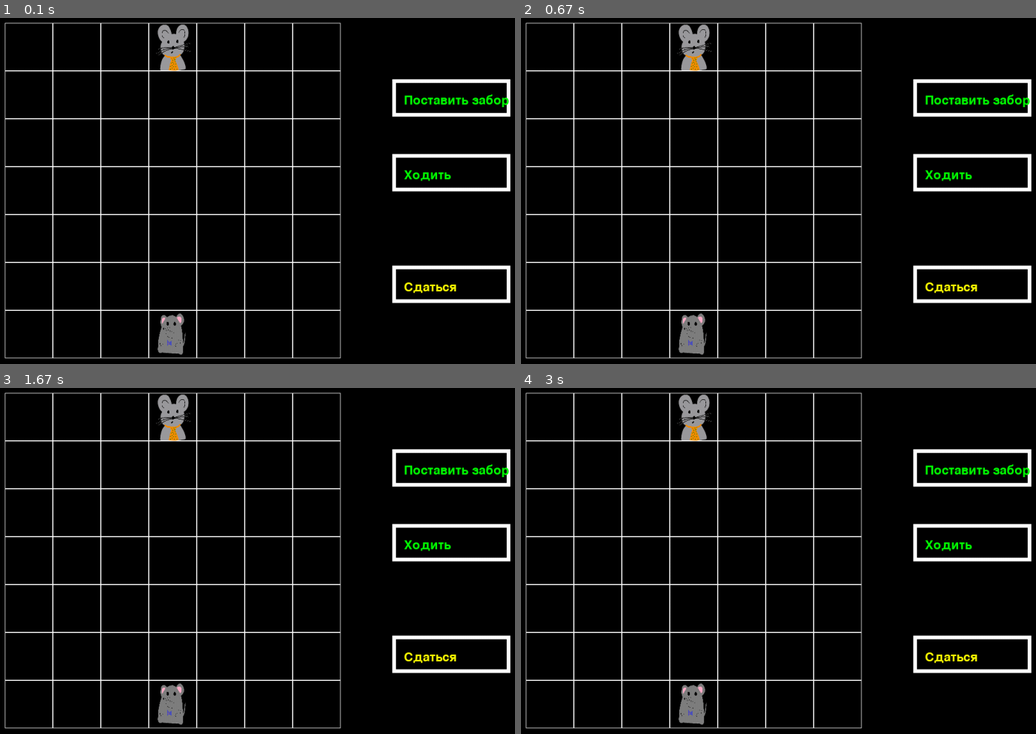
Above: before the commit, frames 1-4 (two rows, left to right).
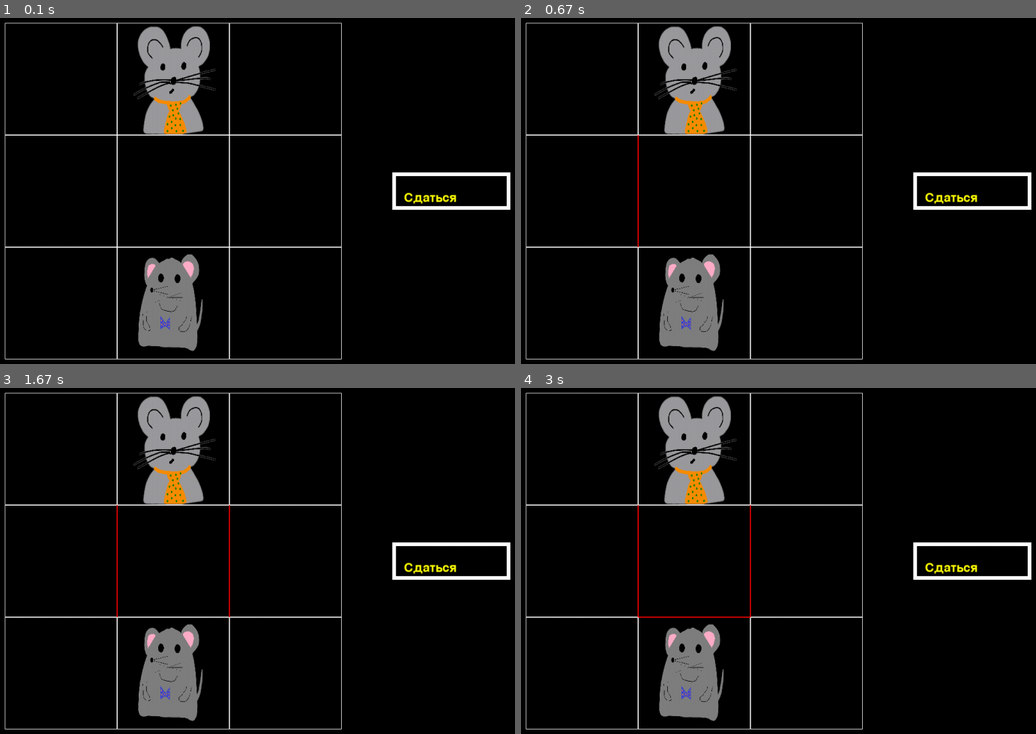
Above: after the commit, the same moments.

Repository: de-Nis1603/pygame_project
Game: pygame game, started from main.py
Two runs of this game, one before a commit and one after it. Both use one fixed random seed, a clock stepped at 60 frames per second and the inputs below.
Inputs (mouse positions are in pixels of both pictures, inside the frame that each line leads up to):
- Up to frame 1 (0.1 s): no input
- Up to frame 2 (0.67 s): press the mouse at (747, 215) at 0.37 s; move the mouse to (665, 204) at 0.47 s; release the mouse at (582, 194) at 0.6 s
- Up to frame 3 (1.67 s): press the mouse at (226, 585) at 0.7 s; move the mouse to (262, 588) at 0.8 s; release the mouse at (303, 595) at 0.93 s; press the mouse at (226, 585) at 1.53 s; move the mouse to (278, 547) at 1.63 s
- Up to frame 4 (3 s): release the mouse at (850, 509) at 1.77 s; press the mouse at (747, 585) at 2.37 s; move the mouse to (706, 640) at 2.47 s; release the mouse at (660, 692) at 2.6 s

The runs differ from the first frame. In frame 1, 15% of the frame differs, in the area x 0-100%, y 1-99%; in frame 2, 15%; in frame 3, 15%; in frame 4, 15%.

Commit message:
все ходы (с проверками)

Diff:
--- a/main.py
+++ b/main.py
@@ -1,5 +1,6 @@
 import pygame
 import os
+import copy
 
 
 class Board:
@@ -69,24 +70,12 @@
                 if self.vert_fence[i][j]:
                     pygame.draw.rect(surface, (255, 0, 0), pygame.Rect(self.vert[j + 1] - 1, self.hor[i],
                                                                        2, self.cell_size))
-        pygame.draw.rect(screen, (255, 255, 255), pygame.Rect(width - 0.5 * (width - 0.9 * height), 0.2 * height,
+        pygame.draw.rect(screen, (255, 255, 255), pygame.Rect(width - 0.5 * (width - 0.9 * height), 0.45 * height,
                                                               0.35 * (width - 0.9 * height), 0.1 * height), 7)
-        pygame.draw.rect(screen, (255, 255, 255), pygame.Rect(width - 0.5 * (width - 0.9 * height), 0.4 * height,
-                                                              0.35 * (width - 0.9 * height), 0.1 * height), 7)
-        pygame.draw.rect(screen, (255, 255, 255), pygame.Rect(width - 0.5 * (width - 0.9 * height), 0.7 * height,
-                                                              0.35 * (width - 0.9 * height), 0.1 * height), 7)
-        f1 = pygame.font.Font(None, 36)
-        text1 = f1.render('Поставить забор', True,
-                          (0, 255, 0))
-        screen.blit(text1, (width - 0.5 * (width - 0.9 * height) + 0.1 * 0.35 * (width - 0.9 * height), 0.24 * height))
-        f2 = pygame.font.Font(None, 36)
-        text1 = f2.render('Ходить', True,
-                          (0, 255, 0))
-        screen.blit(text1, (width - 0.5 * (width - 0.9 * height) + 0.1 * 0.35 * (width - 0.9 * height), 0.44 * height))
         f3 = pygame.font.Font(None, 36)
         text1 = f3.render('Сдаться', True,
                           (255, 255, 0))
-        screen.blit(text1, (width - 0.5 * (width - 0.9 * height) + 0.1 * 0.35 * (width - 0.9 * height), 0.74 * height))
+        screen.blit(text1, (width - 0.5 * (width - 0.9 * height) + 0.1 * 0.35 * (width - 0.9 * height), 0.5 * height))
 
         mouse1 = load_image("trans_mouse1.png")
         mouse1 = pygame.transform.scale(mouse1, (cell_size, cell_size))
@@ -132,6 +121,9 @@
 def put_fence(board, coords1, coords2, count):
     if count < 1:
         return
+    if not we_can_put_fence(board, coords1, coords2):
+        return "cancelled"
+    print("allowed")
     if abs(coords1[0] - coords2[0]) == 1:
         a = max(coords1[0], coords2[0])
         if board.vert_fence[coords1[1]][a - 1] == 1:
@@ -142,9 +134,71 @@
         if board.hor_fence[b][coords1[0]] == 1:
             return "cancelled"
         board.hor_fence[b][coords1[0]] = 1
-    print(board.hor_fence)
-    print(board.vert_fence)
     return "ok"
+
+def we_can_put_fence(board, coords1, coords2):
+    shadow_vert = copy.deepcopy(board.vert_fence)
+    shadow_hor = copy.deepcopy(board.hor_fence)
+    if abs(coords1[0] - coords2[0]) == 1:
+        a = max(coords1[0], coords2[0])
+        shadow_vert[coords1[1]][a - 1] = 1
+    elif abs(coords1[1] - coords2[1]) == 1:
+        b = min(coords1[1], coords2[1])
+        shadow_hor[b][coords1[0]] = 1
+    can_go_to_1 = []
+    can_go_to_1.append(board.mouse1_pos)
+    added_in_cycle = 1
+    accessible_1 = False
+    while added_in_cycle > 0:
+        to_add = set()
+        for i in range(len(can_go_to_1) - added_in_cycle, len(can_go_to_1)):
+            cell = can_go_to_1[i]
+            if cell[1] > 0 and shadow_hor[cell[1] - 1][cell[0]] == 0:
+                to_add.add((cell[0], cell[1] - 1))
+            if cell[1] < N - 1 and shadow_hor[cell[1]][cell[0]] == 0:
+                to_add.add((cell[0], cell[1] + 1))
+            if cell[0] > 0 and shadow_vert[cell[1]][cell[0] - 1] == 0:
+                to_add.add((cell[0] - 1, cell[1]))
+            if cell[0] < N - 1 and shadow_vert[cell[1]][cell[0]] == 0:
+                to_add.add((cell[0] + 1, cell[1]))
+        added_in_cycle = 0
+        for elem in to_add:
+            if elem[1] == 0:
+                accessible_1 = True
+                added_in_cycle = 0
+                break
+            if elem not in can_go_to_1:
+                can_go_to_1.append(elem)
+                added_in_cycle += 1
+
+    can_go_to_2 = []
+    can_go_to_2.append(board.mouse2_pos)
+    added_in_cycle = 1
+    accessible_2 = False
+    while added_in_cycle > 0:
+        to_add = set()
+        for i in range(len(can_go_to_2) - added_in_cycle, len(can_go_to_2)):
+            cell = can_go_to_2[i]
+            if cell[1] > 0 and shadow_hor[cell[1] - 1][cell[0]] == 0:
+                to_add.add((cell[0], cell[1] - 1))
+            if cell[1] < N - 1 and shadow_hor[cell[1]][cell[0]] == 0:
+                to_add.add((cell[0], cell[1] + 1))
+            if cell[0] > 0 and shadow_vert[cell[1]][cell[0] - 1] == 0:
+                to_add.add((cell[0] - 1, cell[1]))
+            if cell[0] < N - 1 and shadow_vert[cell[1]][cell[0]] == 0:
+                to_add.add((cell[0] + 1, cell[1]))
+        added_in_cycle = 0
+        for elem in to_add:
+            if elem[1] == N - 1:
+                accessible_2 = True
+                added_in_cycle = 0
+                break
+            if elem not in can_go_to_2:
+                can_go_to_2.append(elem)
+                added_in_cycle += 1
+    if accessible_1 and accessible_2:
+        return True
+    return False
 
 def move(board, coords1, coords2):
     if board.mouse1_pos == coords1:
@@ -182,7 +236,7 @@
 
 
 if __name__ == '__main__':
-    N = 7
+    N = 3
     fence_count1 = N + 1
     fence_count2 = N + 1
     coords1 = None
@@ -208,8 +262,12 @@
                 running = False
             if event.type == pygame.MOUSEBUTTONDOWN:
                 coords1_clicked = board.get_cell(event.pos)
+                c1 = event.pos
             elif event.type == pygame.MOUSEBUTTONUP:
                 coords2_clicked = board.get_cell(event.pos)
+                c2 = event.pos
+                if width - 0.5 * (width - 0.9 * height) <= c2[0] <= width - 0.15 * (width - 0.9 * height) and width - 0.5 * (width - 0.9 * height) <= c1[0] <= width - 0.15 * (width - 0.9 * height) and 0.45 * height <= c1[1] <= 0.55 * height and 0.45 * height <= c2[1] <= 0.55 * height:
+                    print("giving up")
                 if coords1_clicked == coords2_clicked and coords1_clicked:
                     # скорее всего двигаем мышь,
                     # но это неточно, поэтому перепроверим
@@ -250,6 +308,10 @@
                             fence_count2 -= 1
                         it_is_turn_for_player = change_turn(it_is_turn_for_player)
                         print(it_is_turn_for_player)
+                    else:
+                        coords1 = None
+                        coords1_clicked = None
+                        coords2_clicked = None
                 else:
                     coords1 = None
                     coords1_clicked = None
